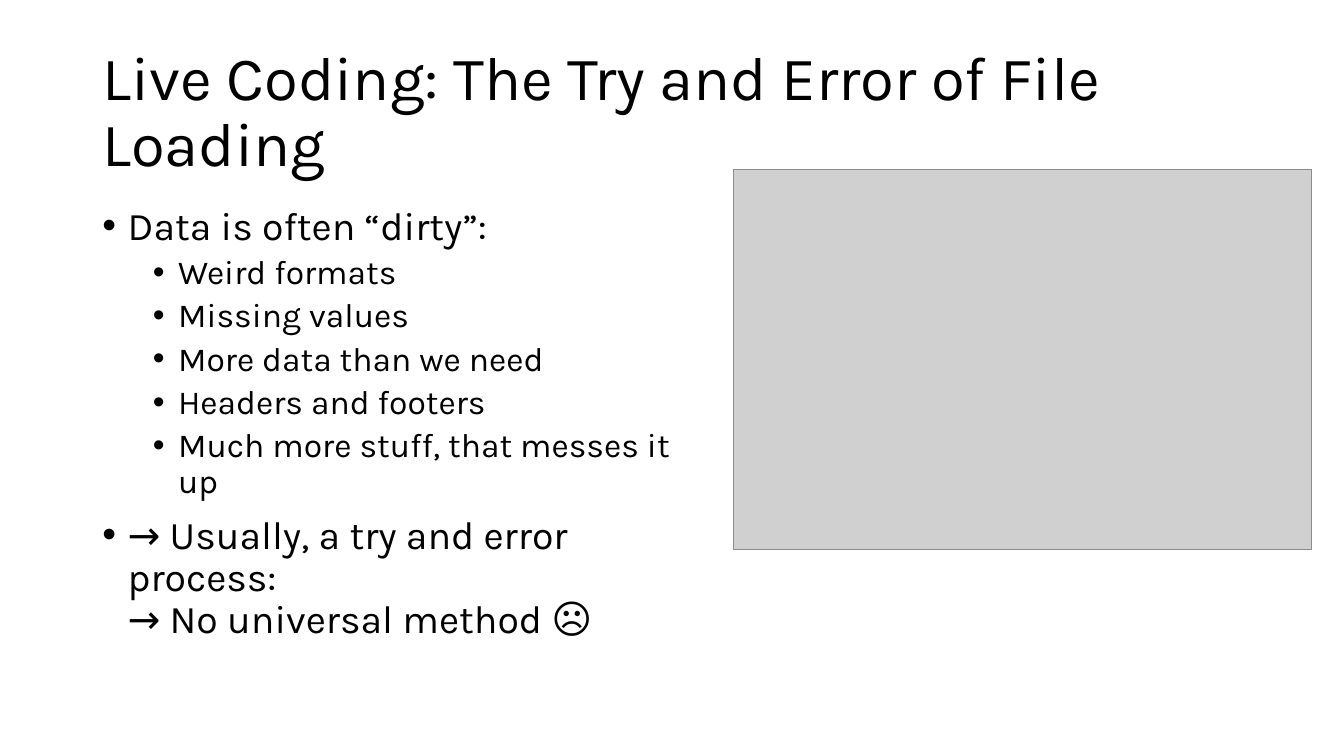
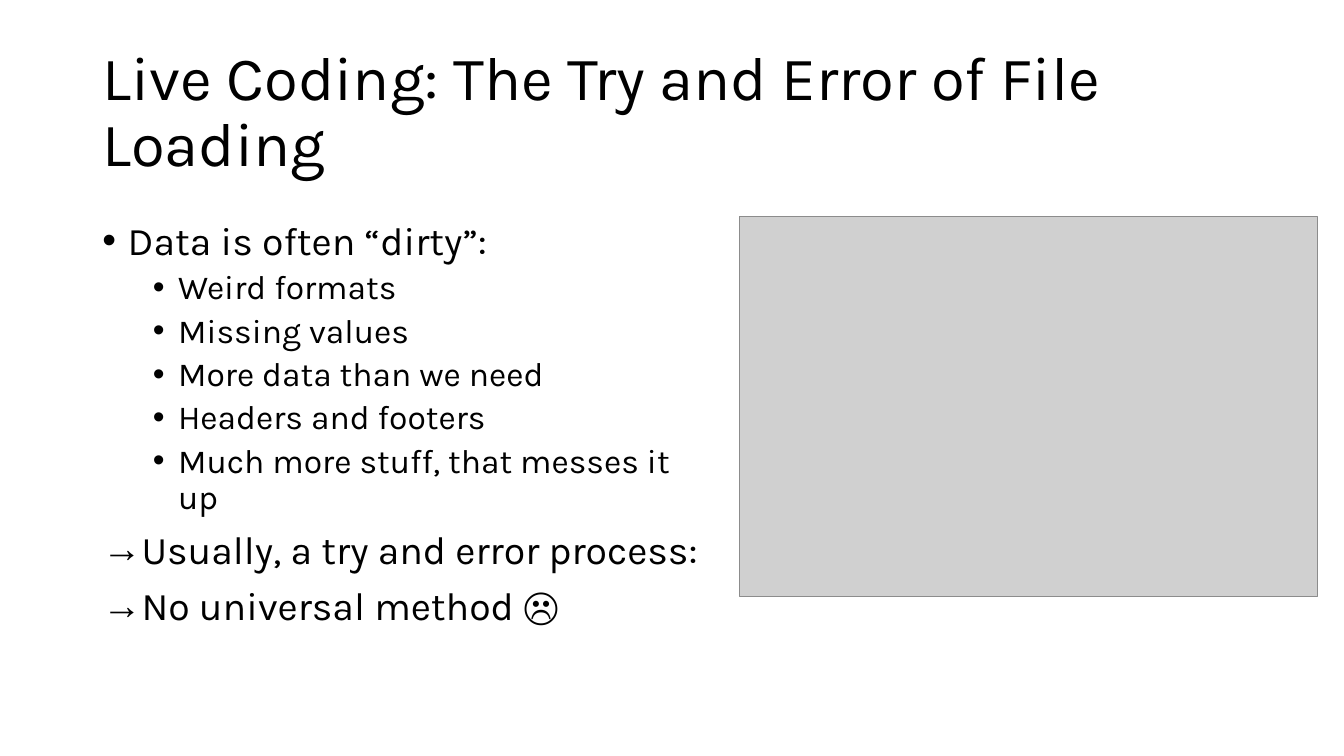
Before and after one commit to jonathanbollig/pycophy, a slide deck: slide 5 of Lecture Resources/Lecture Powerpoints/Chunk 11 - Reading and Writing Data.pptx. Drawn at 1344x756 pixels with LibreOffice and Linux fonts; fonts in the diff are those of the drawing; grey boxes stand for pictures. Boxes give left, top, right and bottom in pixels: in the first picture for what was removed or moved away, otherwise in the second. Text is boxed around its words. In the diff, an @@ line names an element or a change of style, - is before the commit and + after.

```diff
--- a/Lecture Resources/Lecture Powerpoints/Chunk 11 - Reading and Writing Data.pptx
+++ b/Lecture Resources/Lecture Powerpoints/Chunk 11 - Reading and Writing Data.pptx
@@ text "Data is often “dirty”:": place and size @@
-text "Data is often “dirty”:" at [128, 213, 670, 634]
+text "Data is often “dirty”:" at [128, 228, 698, 621]
@@ picture: place and size @@
-picture at [733, 169, 1311, 549]
+picture at [740, 217, 1318, 597]
@@ text at [142, 537, 698, 621]: text changed @@
-• → Usually, a try and error process:
-  → No universal method ☹
+→ Usually, a try and error process:
+→ No universal method ☹
```
Also in this commit, not shown: 6 other slides changed.
